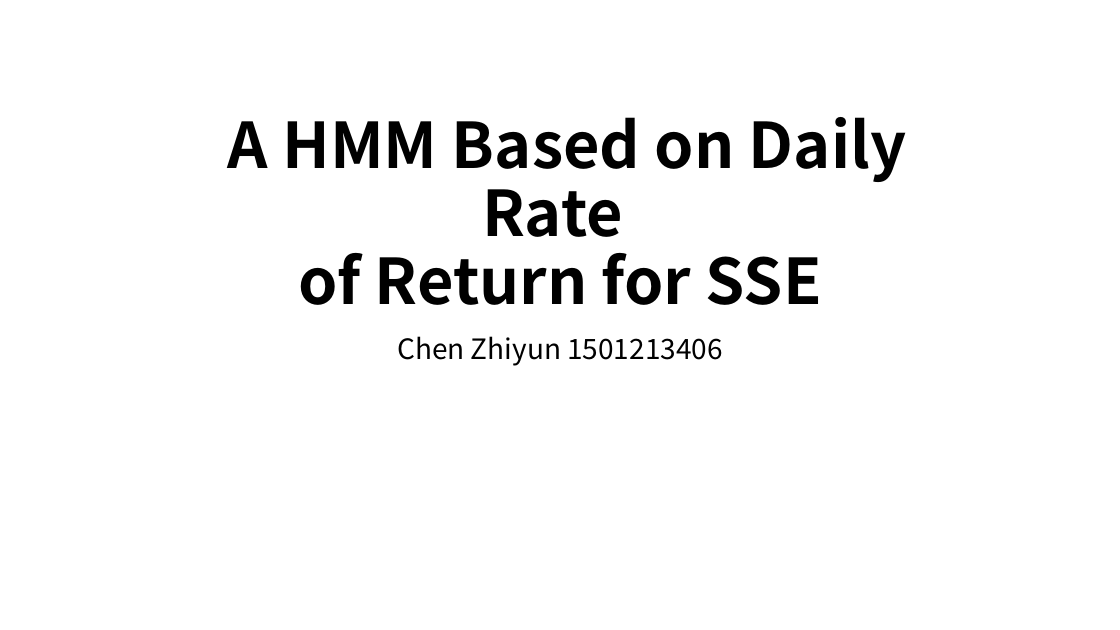
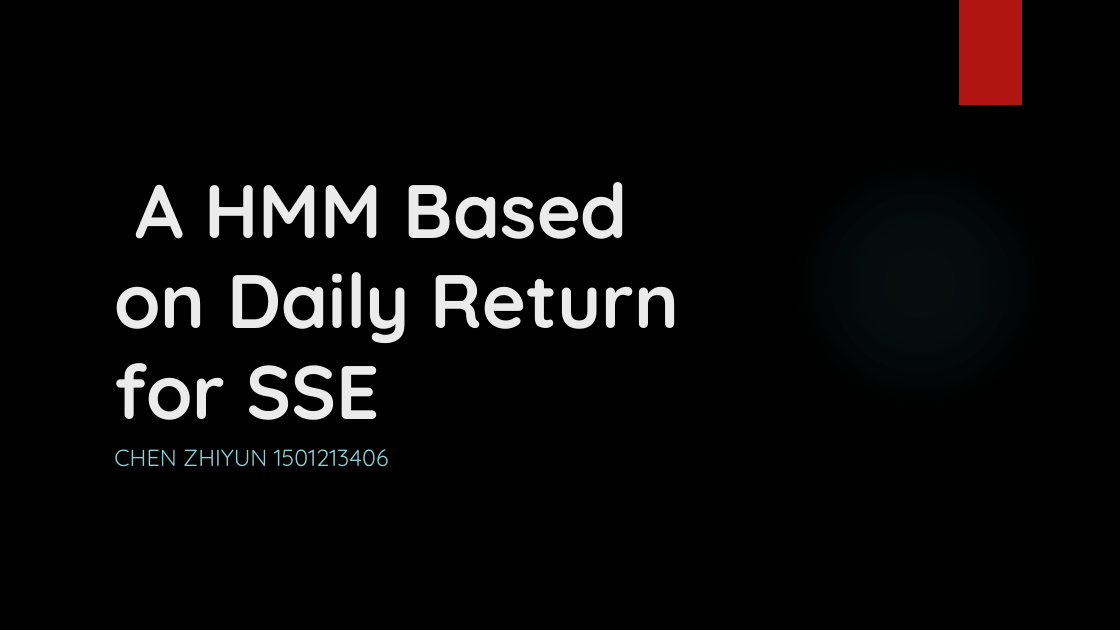
Before and after one commit to chenzhiyunacg/2016.M3.TQF-ML.hmmPrediction, a slide deck: slide 1 of Final presentation.pptx. Drawn at 1120x630 pixels with LibreOffice and Linux fonts; fonts in the diff are those of the drawing; background and template pictures are left out. Boxes give left, top, right and bottom in pixels: in the first picture for what was removed or moved away, otherwise in the second. Text is boxed around its words. In the diff, an @@ line names an element or a change of style, - is before the commit and + after.

```diff
--- a/Final presentation.pptx
+++ b/Final presentation.pptx
@@ background #FFFFFF to picture (left out) @@
@@ rectangle added at <box>959,0,1022,105</box>, fill #B01513 @@
@@ ellipse added at <box>791,154,1049,413</box>, fill gradient #50B9C1 @@
@@ title at <box>114,182,680,420</box>: text changed; size 54 to 64.8 pt; font Noto Sans CJK SC to Quicksand; text colour #000000 to #EBEBEB @@
-A HMM Based on Daily Rate
-of Return for SSE
+A HMM Based on Daily Return for SSE
@@ subtitle at <box>114,449,389,467</box>: text changed; size 24 to 20 pt; font Noto Sans CJK SC to Quicksand; text colour #000000 to #8AD0D6 @@
-Chen Zhiyun 1501213406
+CHEN ZHIYUN 1501213406
```
Also in this commit, not shown: 4 other slides changed, 3 slides added, 3 other files.
